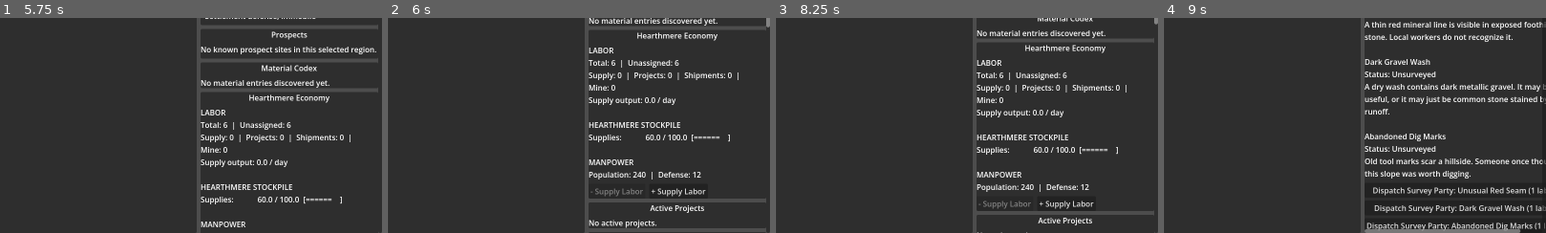
Above: before the commit, frames 1-4 (left to right).
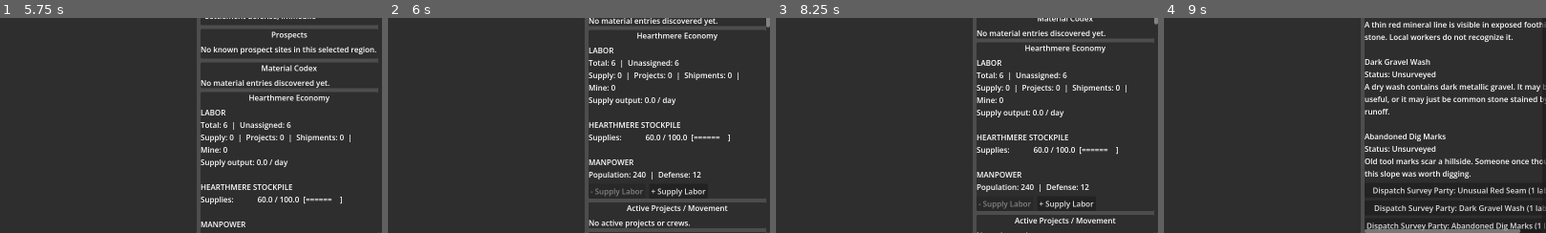
Above: after the commit, the same moments.

Repository: r3xj/axiom-prototype
Game: Godot game, scene res://scenes/Main.tscn
The game is run twice, just before and just after one commit, with the same random seed, the same clock (stepped at 60 frames per second) and the same inputs.
Inputs:
- Up to frame 1 (5.75 s): click "Play" at 0.5 s; click "1x" at 1.25 s; click "4x" at 2 s; click "12x" at 2.75 s; click "+1h" at 3.5 s; click "+6h" at 4.25 s; click "+24h" at 5 s
- Up to frame 2 (6 s): click "The Silent Border" at 5.75 s
- Up to frame 3 (8.25 s): click "Hearthmere" at 6.5 s; click "Blackbanner Camp" at 7.25 s; click "Ashen Pass" at 8 s
- Up to frame 4 (9 s): click "Redglass Foothills" at 8.75 s
The pictures show only the part of the screen within x 50-100%, y 50-100%; the shares and areas given below are measured in that part.

Frame 1 is identical in both runs. In frame 2, 0.6% of the frame differs, in the area x 62-89%, y 87-97%; in frame 3, 0.5%; in frame 4, nothing differs.

Commit message:
Improve active project movement status

Diff:
--- a/scripts/Main.gd
+++ b/scripts/Main.gd
@@ -320,7 +320,7 @@
 	projects_panel.add_child(projects_content)
 
 	var projects_title := Label.new()
-	projects_title.text = "Active Projects"
+	projects_title.text = "Active Projects / Movement"
 	projects_title.horizontal_alignment = HORIZONTAL_ALIGNMENT_CENTER
 	projects_content.add_child(projects_title)
 
@@ -667,16 +667,12 @@
 
 func _refresh_projects_panel() -> void:
 	if ProjectSystem.active_projects.is_empty():
-		projects_body.text = "No active projects."
+		projects_body.text = "No active projects or crews."
 		return
 
 	var text := ""
 	for project in ProjectSystem.active_projects:
-		text += "%s — %s remaining (%d team)\n" % [
-			str(project["title"]),
-			_format_hours(int(project["remaining_hours"])),
-			int(project["labor_teams"]),
-		]
+		text += "%s\n" % _format_project_activity(project)
 
 	projects_body.text = text.strip_edges()
 
@@ -688,27 +684,119 @@
 
 	var text := ""
 	for shipment in LogisticsSystem.active_shipments:
-		var destination_id: String = str(shipment["destination"])
-		var route_id: String = str(shipment["route"])
-		var dest_name: String = LogisticsSystem.get_location_name(destination_id)
-		var route_name: String = str(LogisticsSystem.ROUTES[route_id]["name"])
-
-		var cargo: Dictionary = shipment["cargo"]
-		var cargo_summary := ""
-		for good_key in cargo.keys():
-			if not cargo_summary.is_empty():
-				cargo_summary += ", "
-			cargo_summary += CodexSystem.get_display_name(str(good_key))
-
-		text += "%s → %s via %s — %s / %s\n" % [
-			cargo_summary,
-			dest_name,
-			route_name,
-			_format_hours(int(shipment["progress_hours"])),
-			_format_hours(int(shipment["total_hours"])),
-		]
+		text += "%s\n" % _format_shipment_activity(shipment)
 
 	shipments_body.text = text.strip_edges()
+
+
+func _format_project_activity(project: Dictionary) -> String:
+	var project_type: String = str(project.get("type", ""))
+	var project_state: String = str(project.get("state", ""))
+	var target_id: String = str(project.get("target_id", ""))
+	var target_name: String = _get_activity_location_name(target_id)
+	var labor_text: String = _format_team_count(int(project.get("labor_teams", 0)))
+	var remaining_hours: int = _get_project_remaining_hours(project)
+
+	if project_type == "survey_expedition":
+		if project_state == "traveling_to_site":
+			return "Survey Party -> %s: Traveling, ETA ~%s (%s)" % [
+				target_name,
+				_format_hours(remaining_hours),
+				labor_text,
+			]
+		if project_state == "surveying_on_site":
+			return "%s Survey: Surveying on site, %s remaining (%s)" % [
+				target_name,
+				_format_hours(remaining_hours),
+				labor_text,
+			]
+
+	if project_type == "establish_mine":
+		if project_state == "traveling_to_site":
+			return "Mine Work Crew -> %s: Traveling, ETA ~%s (%s)" % [
+				target_name,
+				_format_hours(remaining_hours),
+				labor_text,
+			]
+		if project_state == "building_on_site":
+			return "%s Mine: Building on site, %s remaining (%s)" % [
+				target_name,
+				_format_hours(remaining_hours),
+				labor_text,
+			]
+
+	return "%s: %s remaining (%s)" % [
+		str(project.get("title", "Project")),
+		_format_hours(remaining_hours),
+		labor_text,
+	]
+
+
+func _get_project_remaining_hours(project: Dictionary) -> int:
+	if bool(project.get("uses_strategic_entity", false)):
+		var entity_id: String = str(project.get("entity_id", ""))
+		return StrategicMap.estimate_remaining_path_hours(entity_id)
+	return int(project.get("remaining_hours", 0))
+
+
+func _format_shipment_activity(shipment: Dictionary) -> String:
+	var source_id: String = str(shipment.get("source", ""))
+	var destination_id: String = str(shipment.get("destination", ""))
+	var route_id: String = str(shipment.get("route", ""))
+	var source_name: String = LogisticsSystem.get_location_name(source_id)
+	var destination_name: String = LogisticsSystem.get_location_name(destination_id)
+	var route_name: String = str(LogisticsSystem.ROUTES.get(route_id, {}).get("name", route_id))
+	var cargo: Dictionary = shipment.get("cargo", {}) as Dictionary
+	var cargo_summary: String = _format_cargo_summary(cargo)
+	var remaining_hours: int = _get_shipment_remaining_hours(shipment)
+	var status_text: String = "In transit"
+	if not bool(shipment.get("uses_strategic_entity", false)):
+		status_text = "In transit by route timer"
+
+	return "%s Caravan: %s -> %s via %s, %s, ETA ~%s" % [
+		cargo_summary,
+		source_name,
+		destination_name,
+		route_name,
+		status_text,
+		_format_hours(remaining_hours),
+	]
+
+
+func _get_shipment_remaining_hours(shipment: Dictionary) -> int:
+	if bool(shipment.get("uses_strategic_entity", false)):
+		var entity_id: String = str(shipment.get("entity_id", ""))
+		return StrategicMap.estimate_remaining_path_hours(entity_id)
+	var total_hours: int = int(shipment.get("total_hours", 0))
+	var progress_hours: int = int(shipment.get("progress_hours", 0))
+	return max(0, total_hours - progress_hours)
+
+
+func _format_cargo_summary(cargo: Dictionary) -> String:
+	if cargo.is_empty():
+		return "Cargo"
+	var parts: Array[String] = []
+	for good_key in cargo.keys():
+		var amount: float = float(cargo[good_key])
+		var display_name: String = CodexSystem.get_display_name(str(good_key))
+		parts.append("%.0f %s" % [amount, display_name])
+	return ", ".join(parts)
+
+
+func _get_activity_location_name(location_id: String) -> String:
+	if location_id.is_empty():
+		return "Unknown Site"
+	if location_id == "hearthmere":
+		return "Hearthmere"
+	if GameState.prospects.has(location_id):
+		return str(GameState.prospects[location_id]["name"])
+	return location_id.capitalize()
+
+
+func _format_team_count(team_count: int) -> String:
+	if team_count == 1:
+		return "1 team"
+	return "%d teams" % team_count
 
 
 func _refresh_event_log_panel() -> void:
